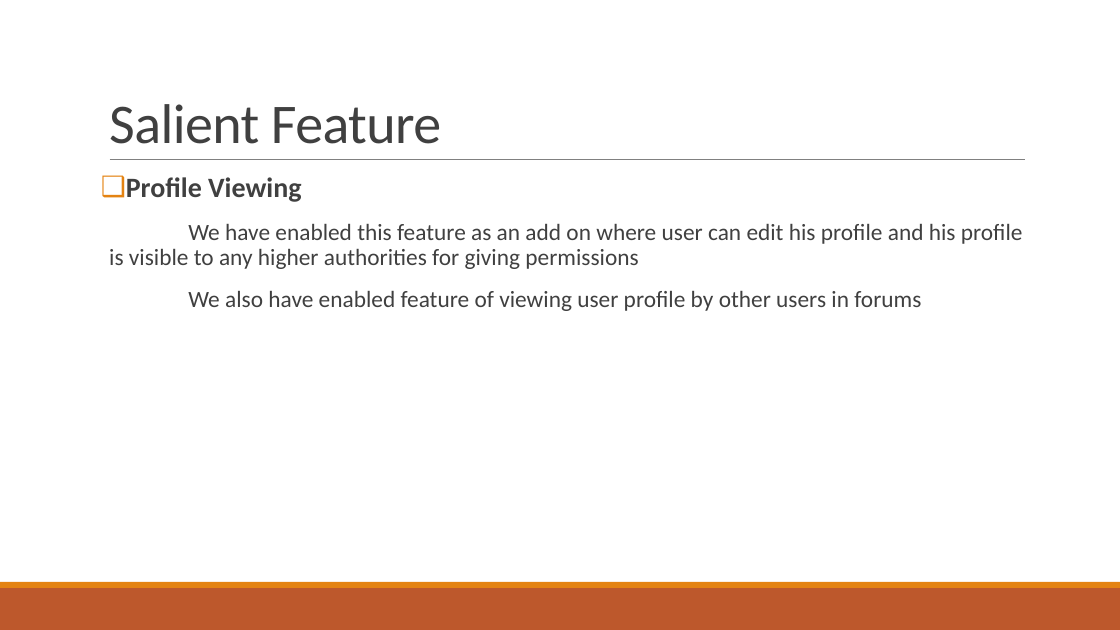
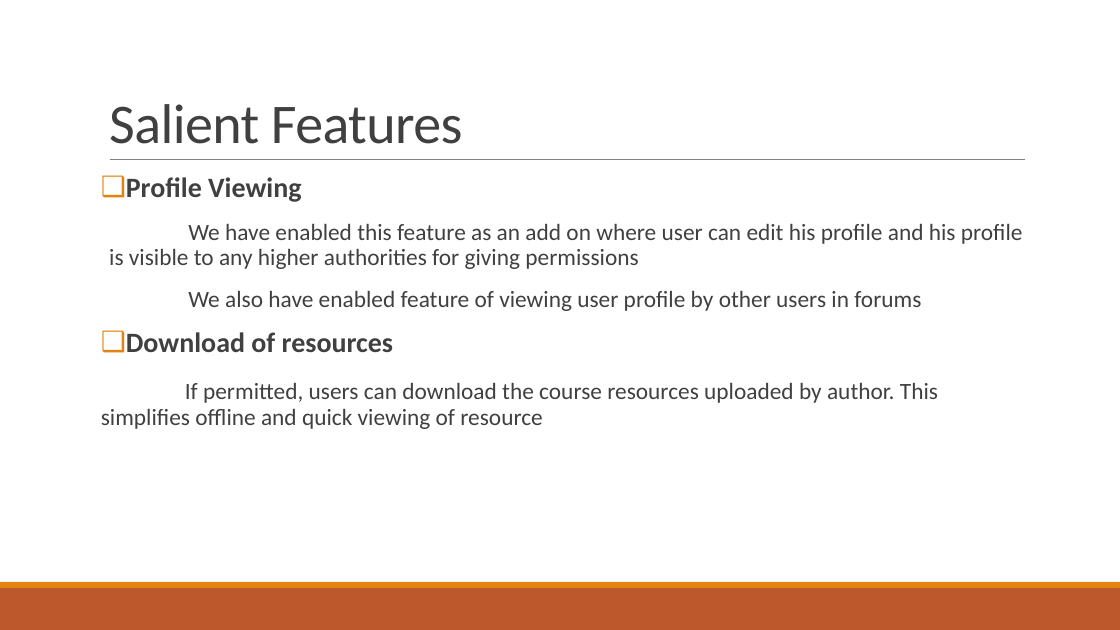
Before and after one commit to creditsuissesk/creditsuisse, a slide deck: slide 9 of virtual library.pptx. Drawn at 1120x630 pixels with LibreOffice and Linux fonts; fonts in the diff are those of the drawing. Boxes give left, top, right and bottom in pixels: in the first picture for what was removed or moved away, otherwise in the second. Text is boxed around its words. In the diff, an @@ line names an element or a change of style, - is before the commit and + after.

```diff
--- a/virtual library.pptx
+++ b/virtual library.pptx
@@ title at box(109, 104, 463, 144): text changed @@
-Salient Feature
+Salient Features
@@ text at box(101, 332, 938, 429): paragraphs added @@
+❑ Download of resources
+If permitted, users can download the course resources uploaded by author. This simplifies offline and quick viewing of resource
```
Also in this commit, not shown: 3 other files.
